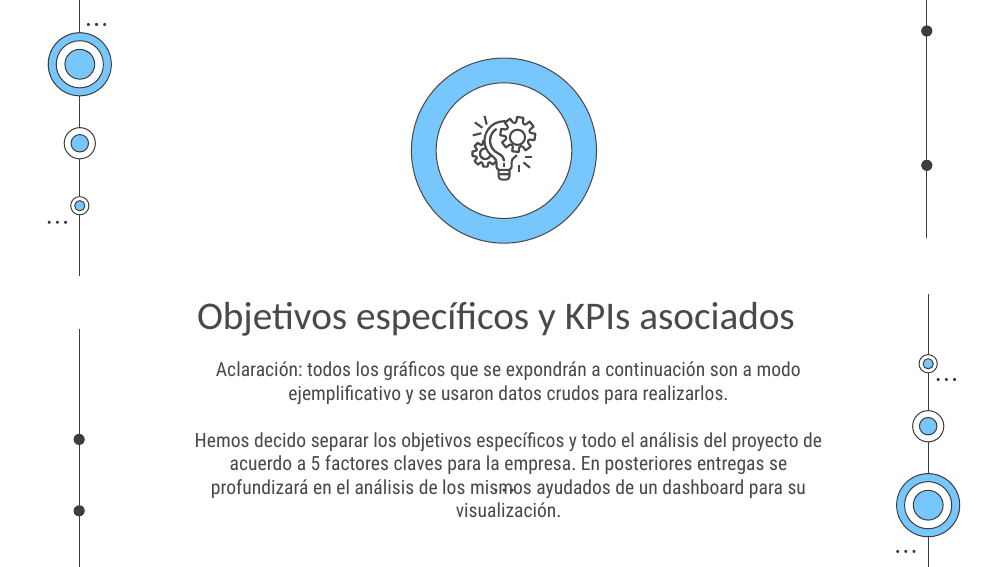
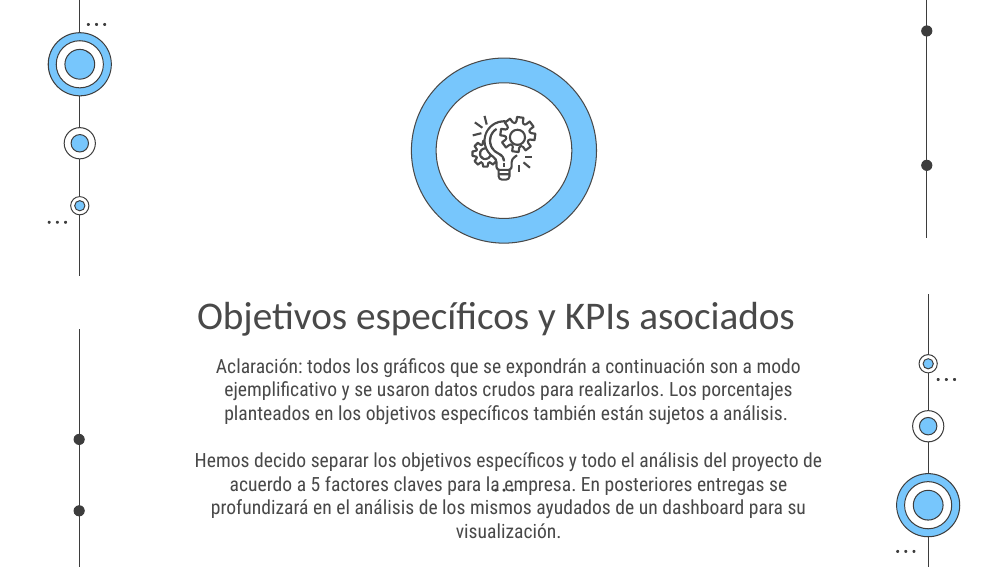
Before and after one commit to ronalcabrera/PG_Olist, a slide deck: slide 5 of Semana1/DEMO Semana1.pptx. Drawn at 1008x567 pixels with LibreOffice and Linux fonts; fonts in the diff are those of the drawing. Boxes give left, top, right and bottom in pixels: in the first picture for what was removed or moved away, otherwise in the second. Text is boxed around its words. In the diff, an @@ line names an element or a change of style, - is before the commit and + after.

```diff
--- a/Semana1/DEMO Semana1.pptx
+++ b/Semana1/DEMO Semana1.pptx
@@ subtitle at bbox=[216, 358, 801, 424]: text changed @@
-Aclaración: todos los gráficos que se expondrán a continuación son a modo ejemplificativo y se usaron datos crudos para realizarlos.
+Aclaración: todos los gráficos que se expondrán a continuación son a modo ejemplificativo y se usaron datos crudos para realizarlos. Los porcentajes planteados en los objetivos específicos también están sujetos a análisis.
```
Also in this commit, not shown: 5 other slides changed, 1 other file.
